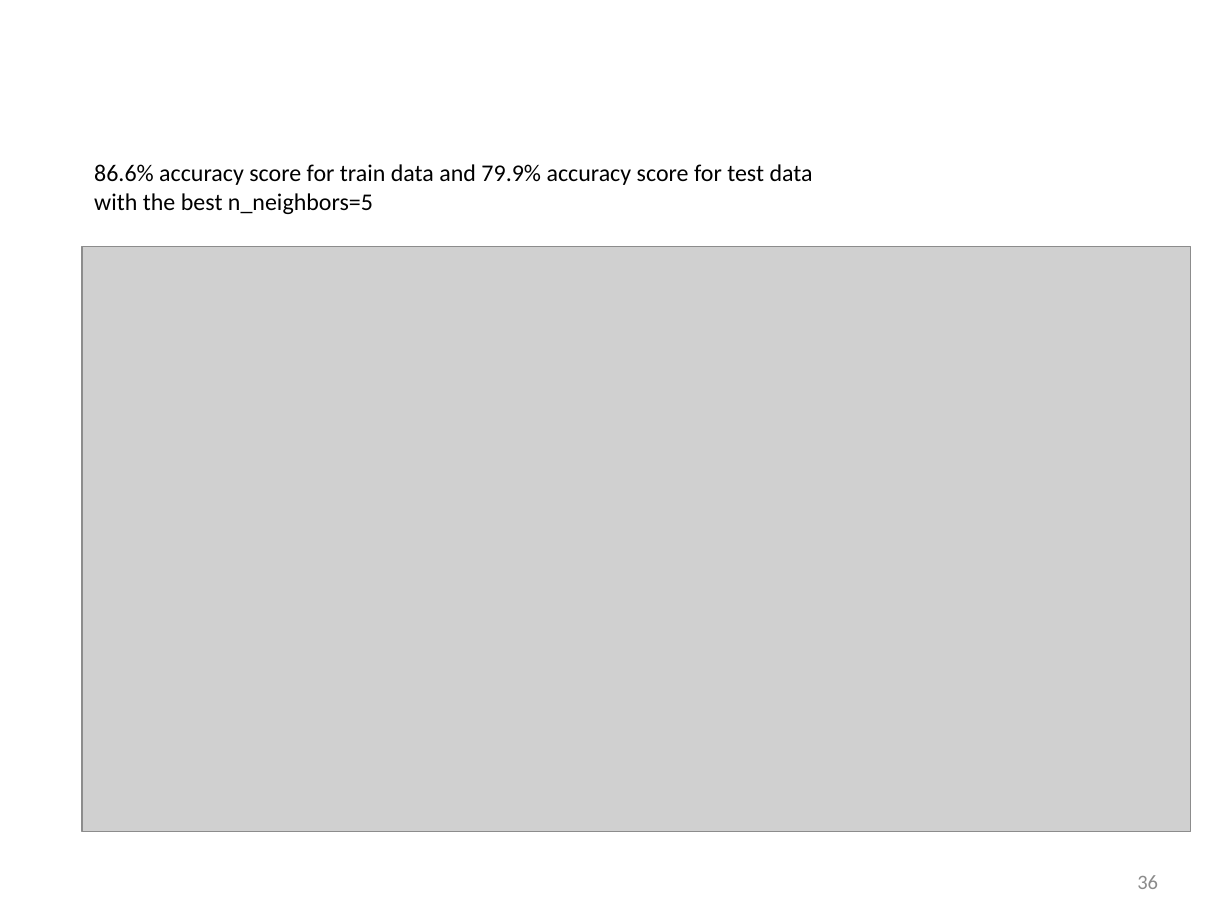
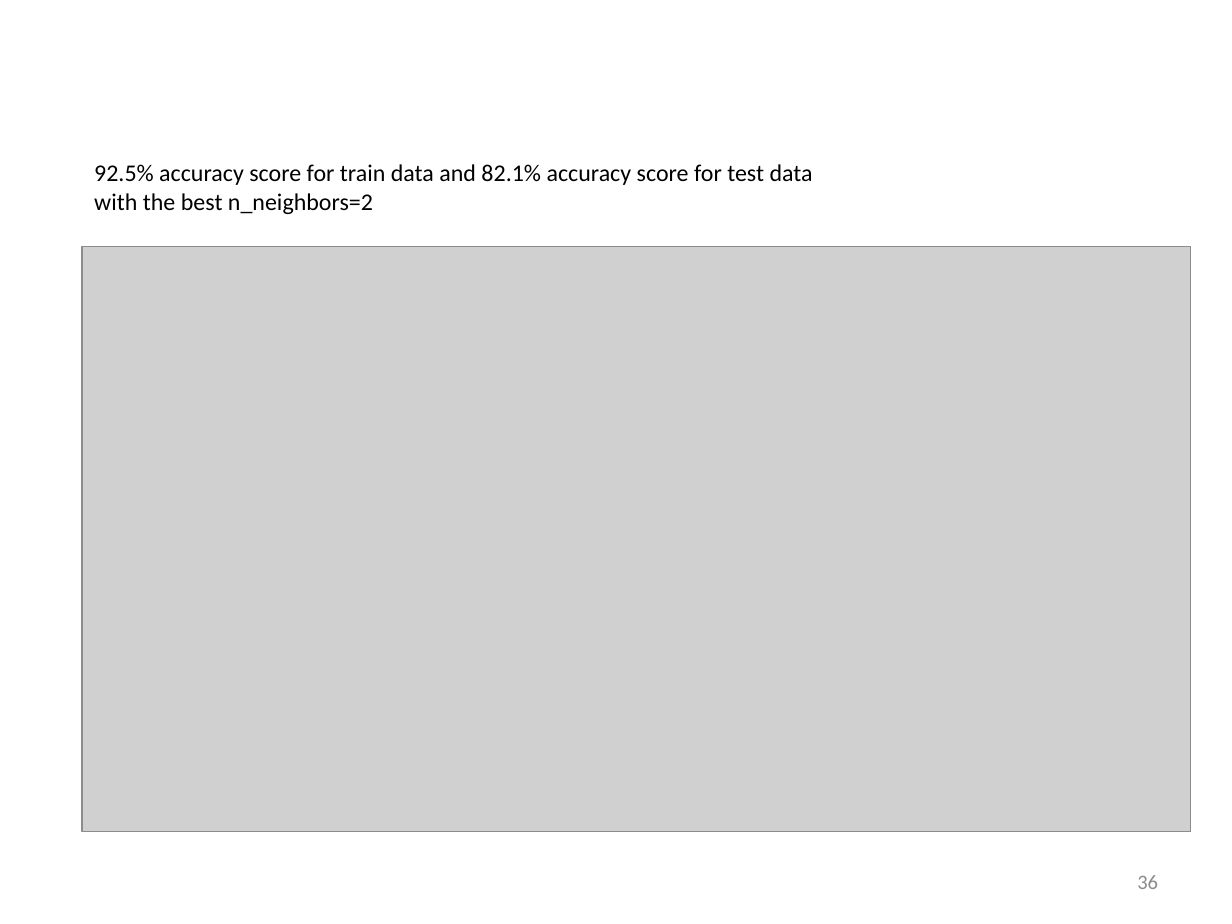
Before and after one commit to Jingxiang6/capstone_projection_1_new_mexico_ocd_oil_gas_well_incident_data_practice, a slide deck: slide 36 of capstone_project1_New_Mexico_Well_Oil_Gas_Spill_Incidents.pptx. Drawn at 1232x924 pixels with LibreOffice and Linux fonts; fonts in the diff are those of the drawing; grey boxes stand for pictures. Boxes give left, top, right and bottom in pixels: in the first picture for what was removed or moved away, otherwise in the second. Text is boxed around its words. In the diff, an @@ line names an element or a change of style, - is before the commit and + after.

```diff
--- a/capstone_project1_New_Mexico_Well_Oil_Gas_Spill_Incidents.pptx
+++ b/capstone_project1_New_Mexico_Well_Oil_Gas_Spill_Incidents.pptx
@@ text at [94, 164, 813, 214]: text changed @@
-86.6% accuracy score for train data and 79.9% accuracy score for test data
-with the best n_neighbors=5
+92.5% accuracy score for train data and 82.1% accuracy score for test data
+with the best n_neighbors=2
```
Also in this commit, not shown: 2 other slides changed, 4 other files.
